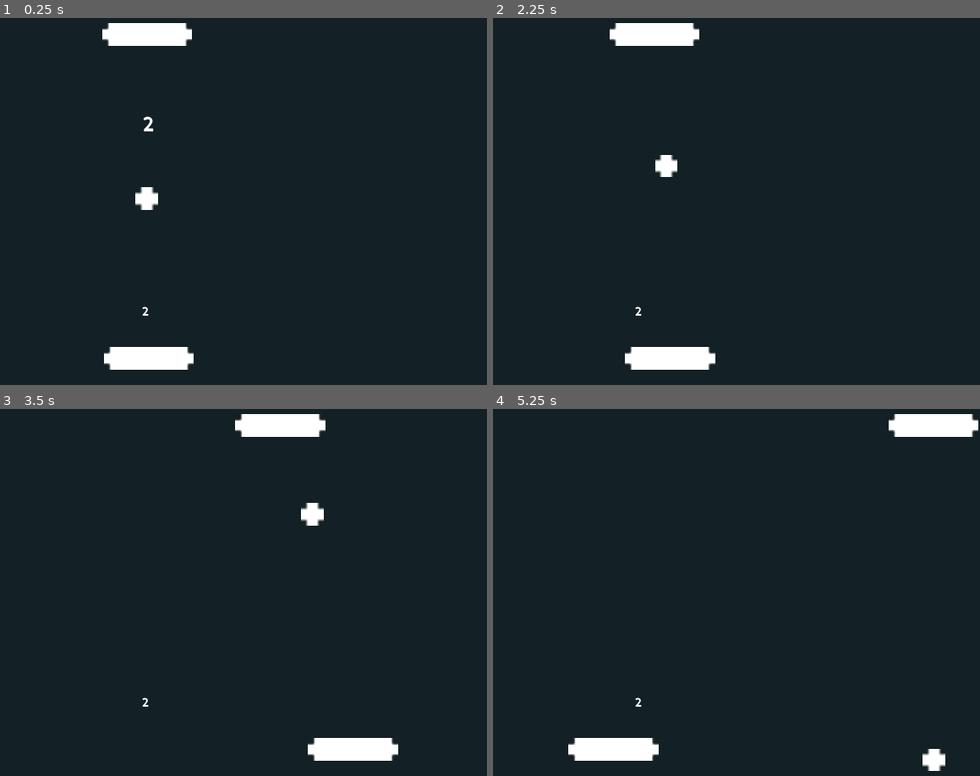
Above: before the commit, frames 1-4 (two rows, left to right).
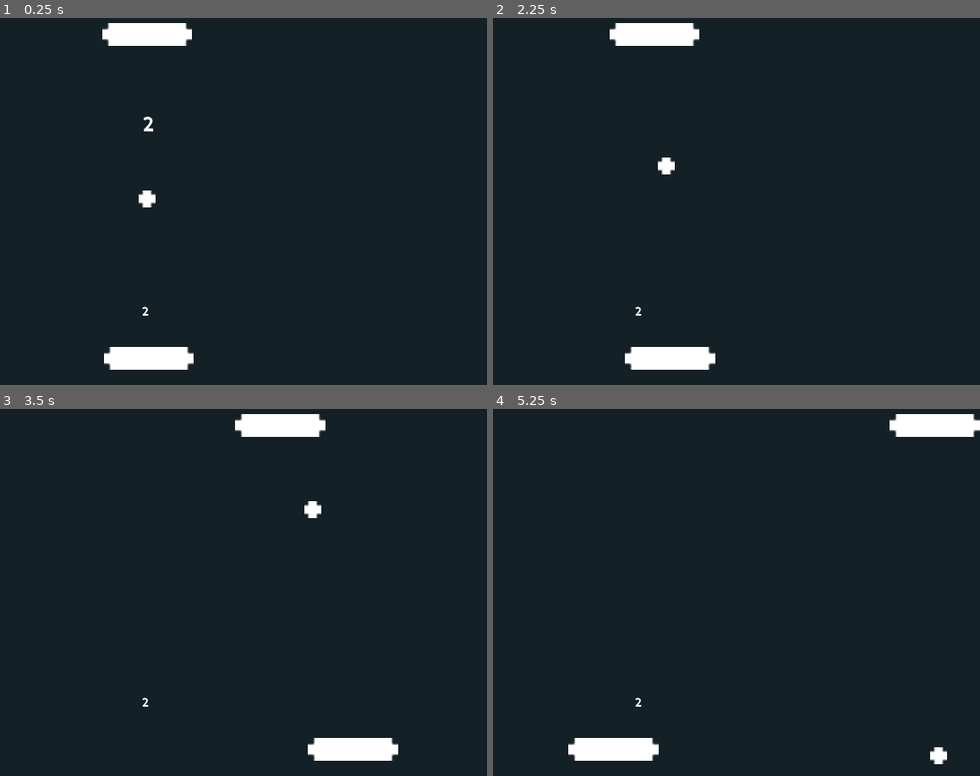
Above: after the commit, the same moments.

Repository: Szczocik/Pong_Move
Game: Godot game, scene res://Levels/Level.tscn
Same seed, same stepped clock (60 frames per second), same inputs: the game is played once before the commit and once after it.
Inputs:
- Up to frame 1 (0.25 s): no input
- Up to frame 2 (2.25 s): tap Enter at 0.5 s; hold Right (ui_right) 0.53-1.28 s; hold Left (ui_left) 1.28-2.03 s; hold Right (ui_right) from 2.03 s (still down)
- Up to frame 3 (3.5 s): keep holding Right (ui_right)
- Up to frame 4 (5.25 s): release Right (ui_right) at 3.53 s; hold Left (ui_left) from 3.53 s (still down)

The runs differ from the first frame. In frame 1, 0.1% of the frame differs, in the area x 27-33%, y 46-53%; in frame 2, 0.1%; in frame 3, 0.2%; in frame 4, 0.3%, in the area x 81-100%, y 1-99%.

Commit message:
Ball size

Diff:
--- a/Ball/Ball.tscn
+++ b/Ball/Ball.tscn
@@ -5,13 +5,13 @@
 [ext_resource path="res://sounds_ping_pong_8bit/ping_pong_8bit_beeep.ogg" type="AudioStream" id=3]
 
 [sub_resource type="CircleShape2D" id=1]
-radius = 34.0588
+radius = 27.0185
 
 [node name="Ball" type="KinematicBody2D" groups=["BallGroup"]]
 script = ExtResource( 2 )
 
 [node name="Sprite" type="Sprite" parent="."]
-scale = Vector2( 8, 8 )
+scale = Vector2( 6, 6 )
 texture = ExtResource( 1 )
 
 [node name="CollisionShape2D" type="CollisionShape2D" parent="."]
